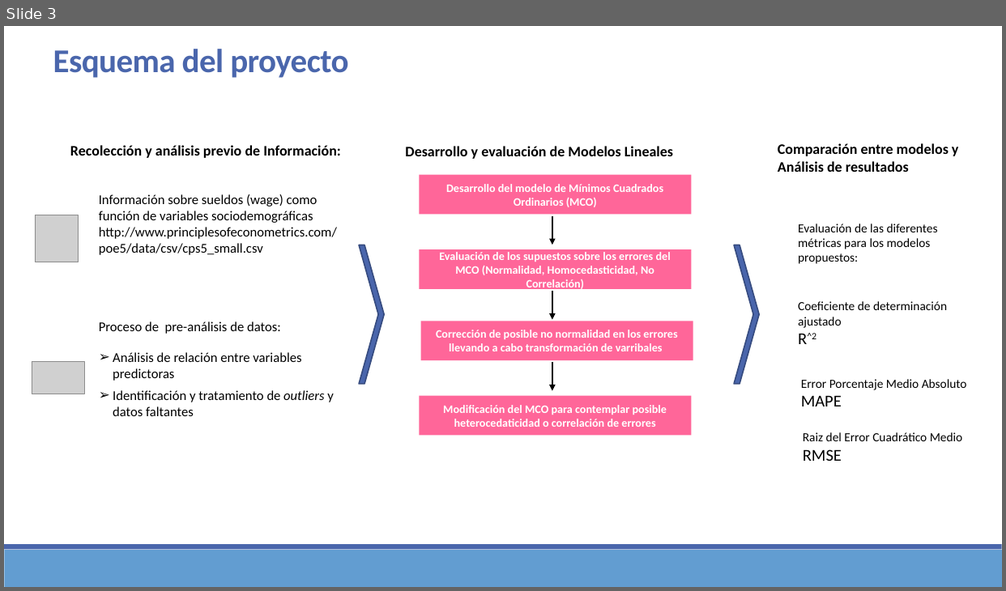
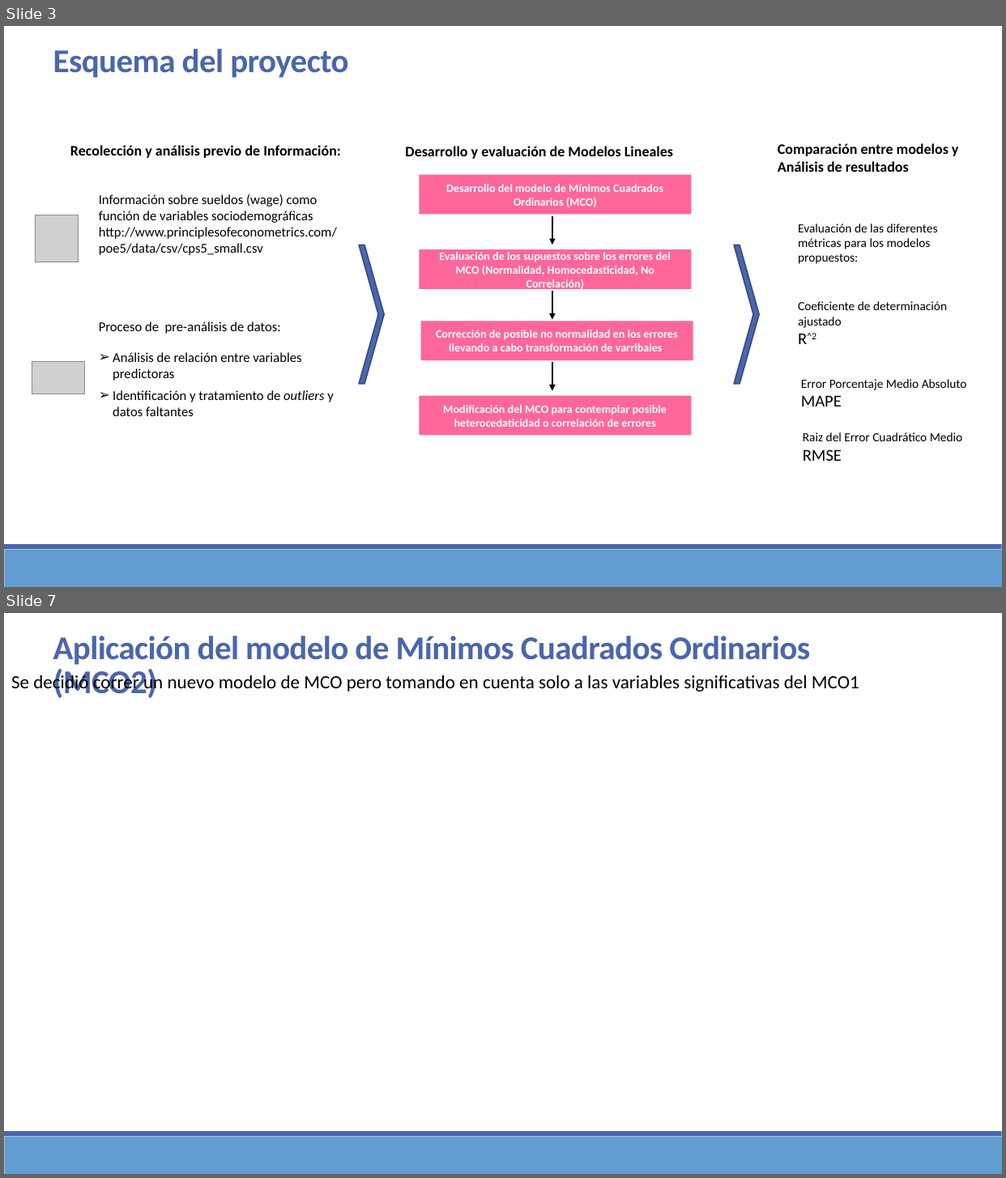
Before and after one commit to Sergio-Ibarra-1795/MIS_Regresion_GitHub, a slide deck: Mod_Lineales_Examen_a_casa_v1.pptx. Shown one above the other, each under a label of ours: slide 3 before the commit, slides 3 and 7 after it; the slides between them are not shown. The pictures are 1006x591 and 1006x1178 pixels, drawn with LibreOffice and Linux fonts; fonts in the diff are those of the drawing; grey boxes stand for pictures. Boxes give left, top, right and bottom in pixels: in the first picture for what was removed or moved away, otherwise in the second. Text is boxed around its words. In the diff, an @@ line names an element or a change of style, - is before the commit and + after.

```diff
--- a/Mod_Lineales_Examen_a_casa_v1.pptx
+++ b/Mod_Lineales_Examen_a_casa_v1.pptx
@@ slide 7 added at (4,613,1002,1174), background #FFFFFF; not listed: 2 template elements that a slide beside it also shows @@
@@ text added at (53,636,810,698), 32 pt, text #4A66AC, bold @@
+Aplicación del modelo de Mínimos Cuadrados Ordinarios (MCO2)
@@ text added at (11,672,859,693), 18 pt, text #000000 @@
+Se decidió correr un nuevo modelo de MCO pero tomando en cuenta solo a las variables significativas del MCO1
```
Also in this commit, not shown: 2 slides changed, 5 other slides added, 1 slide removed, 4 other files.
